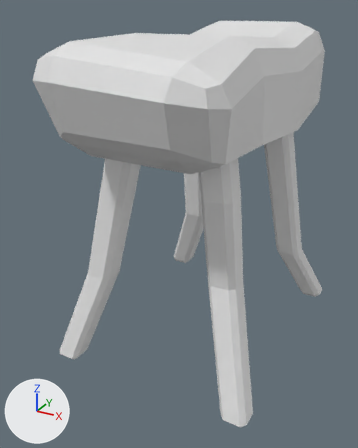
The FBX model GameProject1FG - Github/Assets/GameArtists/gym_prop_2.fbx as it was, and as the next commit left it.
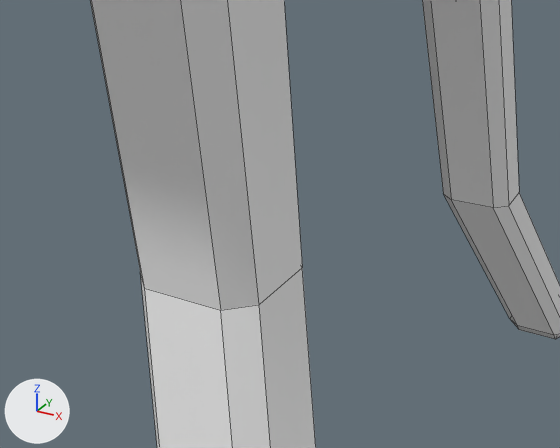
Each version is shown whole from a camera (50 mm lens) standing at (10.852, 8.759, 1.071) and looking at (10.121, 10.088, 0.406), then close up from a camera (50 mm lens) standing at (10.622, 9.52, 0.586) and looking at (10.419, 9.889, 0.402). Every picture has the same lights, and +X, +Y and +Z are marked at lower left. The close-ups show mesh edges as thin lines. Where no turn or scale is listed for an object, it has been applied to the vertices.

Names of what the first close-up shows: 'gym prop 2'.
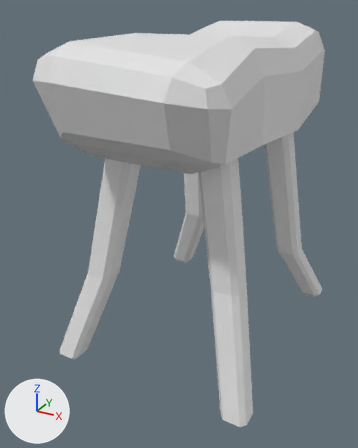
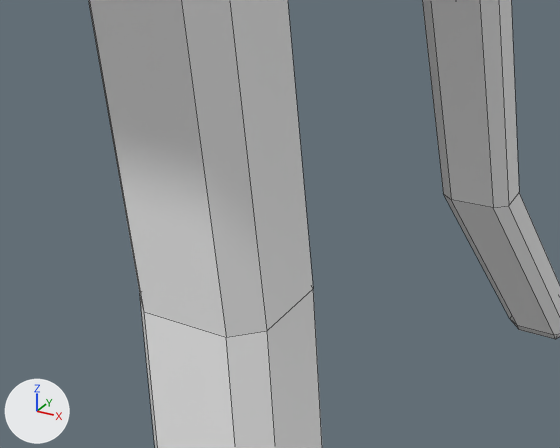
The newer file is also turned or shifted as a whole; pictures and numbers use the older file's frame.

Where the change shows, as pixel boxes [x1, y1, x2, y2] in the close-ups (560 x 448 px; the box of a moved part takes in the faces that stretch with it):
```json
{"object": "gym prop 2", "change": "reshaped", "before": [90, 0, 560, 448], "after": [88, 0, 560, 448]}
{"part": 1, "of": "me_cube_178", "change": "moved or reshaped", "before": [90, 0, 316, 448], "after": [88, 0, 322, 448]}
```

The change, as JSON lines over the scene's bpy script:
```json
{"block": "me_cube_178", "where": "me_cube_178.from_pydata(...)  # 252 vertices, 258 faces; spans x -0.338..0.325, y -0.582..0.622, z -0.781..0.224"}
{"block": "me_cube_178", "where": "# used by ob_gym_prop_2; location = (10.2026, 10.1668, 0.7995)"}
{"block": "me_cube_178", "where": "# before: 24 (0.158, -0.334, -0.43) at pixel (144, 288), 27 (0.142, -0.318, -0.43) at pixel (140, 271), 29 (0.158, -0.25, -0.43), 30 (0.142, -0.266, -0.43), 33 (0.226, -0.266, -0.43) at pixel (302, 267)"}
{"block": "me_cube_178", "where": "# before: 34 (0.211, -0.251, -0.43), 37 (0.21, -0.334, -0.43) at pixel (220, 310), 38 (0.226, -0.319, -0.43) at pixel (259, 304)"}
{"block": "me_cube_178", "change": "me_cube_178 part 1"}
{"op": "add", "block": "me_cube_178", "code": "for i in [24, 27, 29, 30, 33, 34, 37, 38]: me_cube_178.vertices[i].co += Vector((0.021, -0.026, 0.003))"}
```
